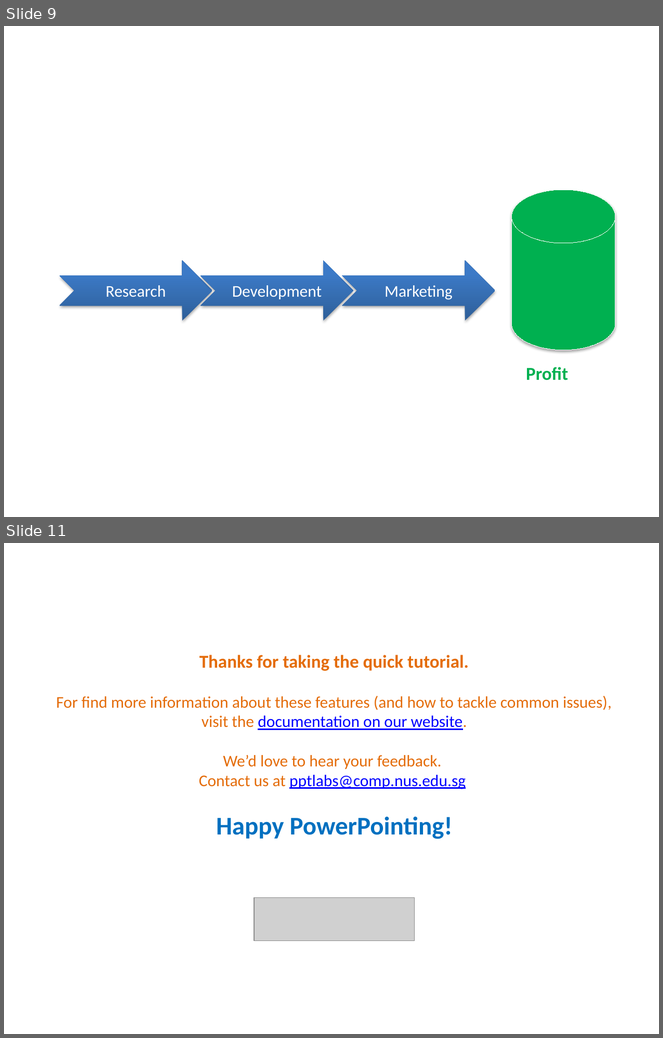
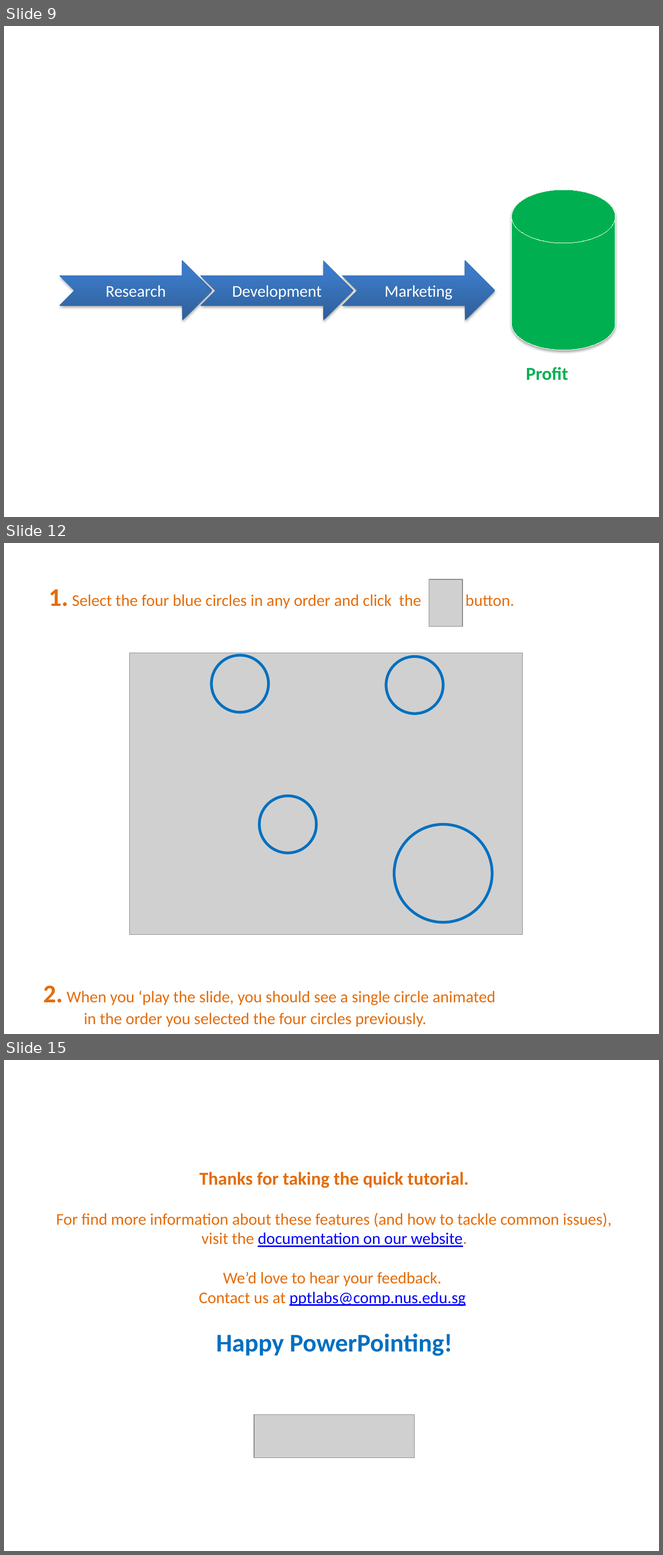
Before and after one commit to PowerPointLabs/PowerPointLabs, a slide deck: doc/PowerPointLabs Quick Tutorial.pptx. Shown one above the other, each under a label of ours: slides 9 and 11 before the commit, slides 9, 12 and 15 after it; the slides between them are not shown. The pictures are 663x1038 and 663x1555 pixels, drawn with LibreOffice and Linux fonts; fonts in the diff are those of the drawing; grey boxes stand for pictures. Boxes give left, top, right and bottom in pixels: in the first picture for what was removed or moved away, otherwise in the second. Text is boxed around its words. In the diff, an @@ line names an element or a change of style, - is before the commit and + after.

```diff
--- a/doc/PowerPointLabs Quick Tutorial.pptx
+++ b/doc/PowerPointLabs Quick Tutorial.pptx
@@ slide 12 added at (4,543,659,1034), background #FFFFFF @@
@@ text added at (49,589,515,609), 18 pt, text #E46C0A @@
+1. Select the four blue circles in any order and click the button.
@@ picture added at (429,580,463,627) @@
@@ picture added at (130,653,523,935) @@
@@ ellipse added at (211,655,269,712), outline #0070C0 3 pt @@
@@ ellipse added at (386,656,443,714), outline #0070C0 3 pt @@
@@ ellipse added at (259,796,317,853), outline #0070C0 3 pt @@
@@ ellipse added at (395,825,493,923), outline #0070C0 3 pt @@
@@ text added at (43,986,495,1027), 18 pt, text #E46C0A @@
+2. When you ‘play the slide, you should see a single circle animated
+in the order you selected the four circles previously.
@@ what was slide 11 is now slide 15 @@
```
Also in this commit, not shown: 1 slide changed, 3 other slides added.
